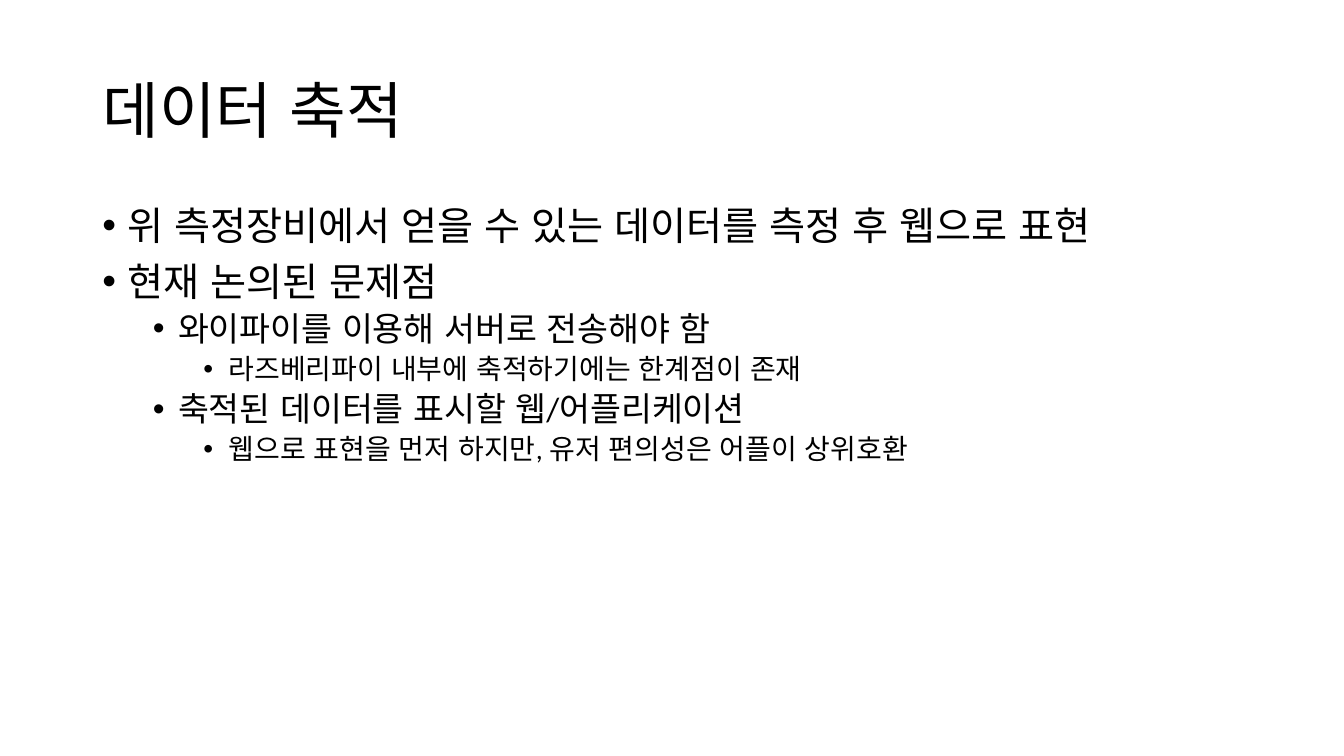
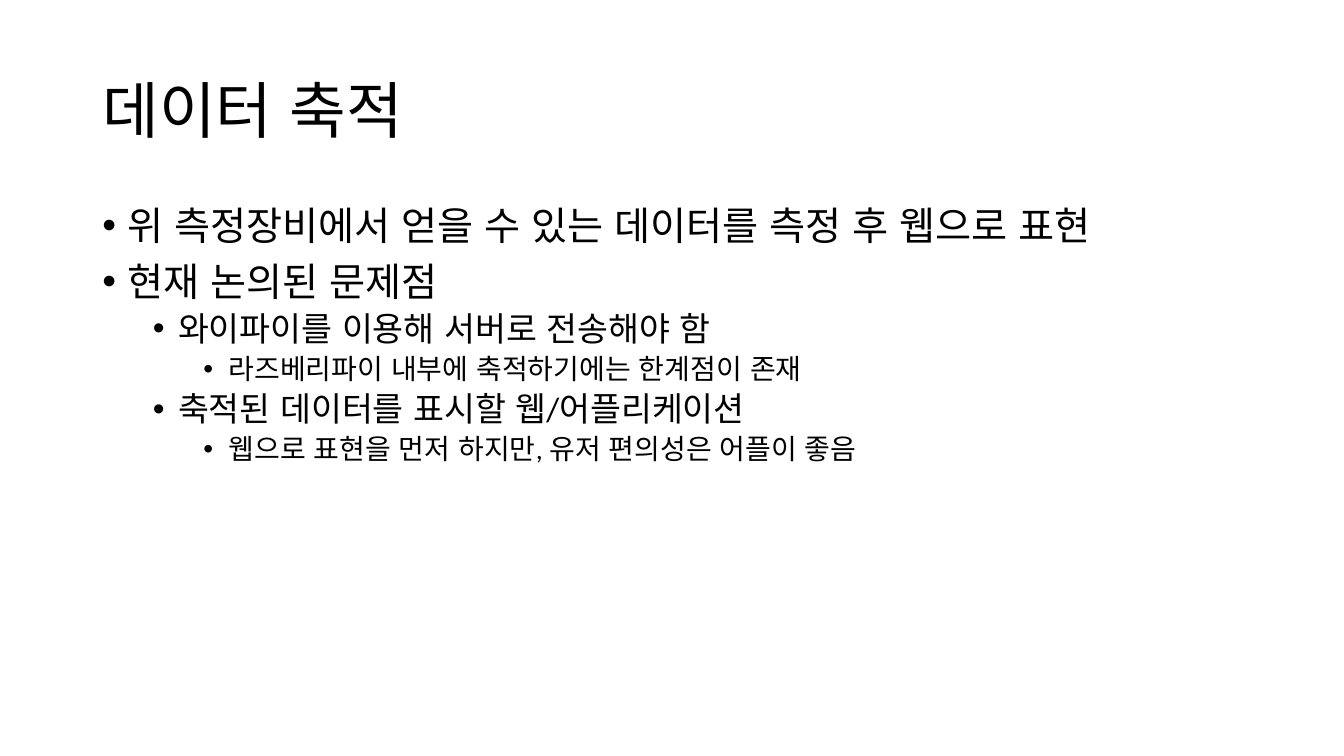
Before and after one commit to headring/Sleeptionary, a slide deck: slide 12 of Sleeping_Analysis.pptx. Drawn at 1344x756 pixels with LibreOffice and Linux fonts; fonts in the diff are those of the drawing. Boxes give left, top, right and bottom in pixels: in the first picture for what was removed or moved away, otherwise in the second. Text is boxed around its words. In the diff, an @@ line names an element or a change of style, - is before the commit and + after.

```diff
--- a/Sleeping_Analysis.pptx
+++ b/Sleeping_Analysis.pptx
@@ text at (228, 435, 857, 463): text changed @@
-    • 웹으로 표현을 먼저 하지만, 유저 편의성은 어플이 상위호환
+    • 웹으로 표현을 먼저 하지만, 유저 편의성은 어플이 좋음
```
Also in this commit, not shown: 5 other slides changed.
